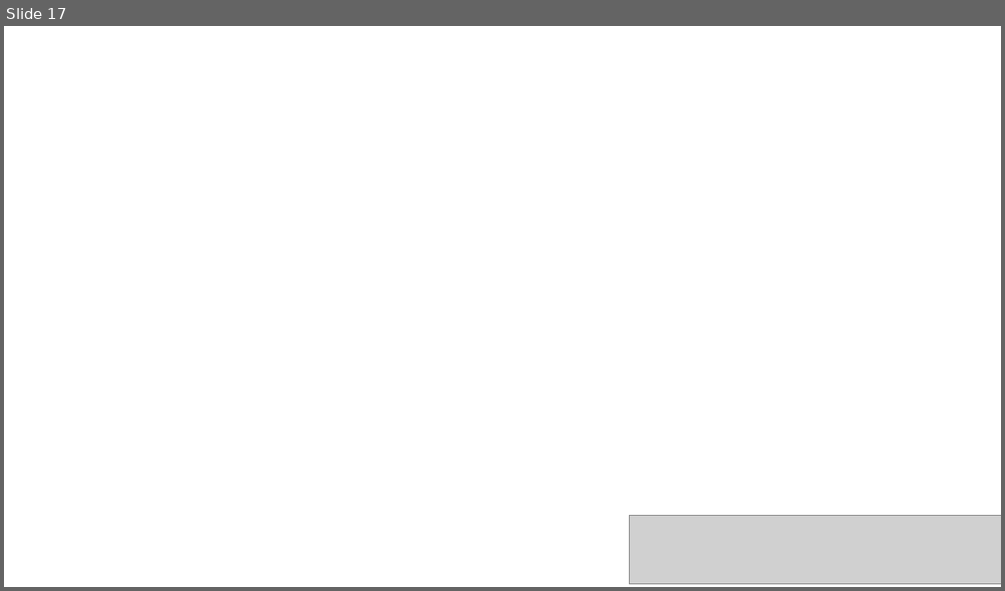
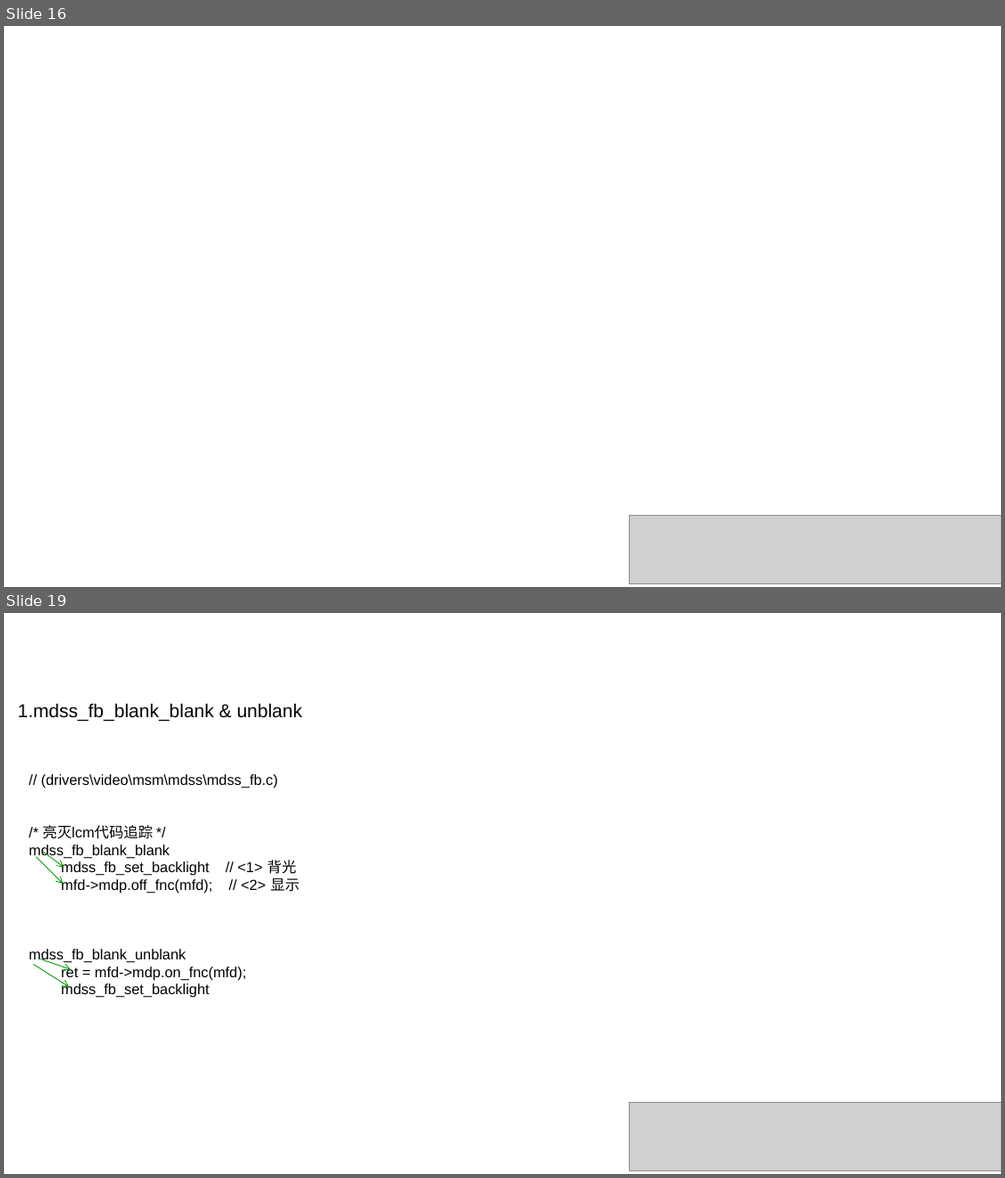
Before and after one commit to liyingfei142118/practice, a slide deck: learn/TP.pptx. Shown one above the other, each under a label of ours: slide 17 before the commit, slides 16 and 19 after it; the slides between them are not shown. The pictures are 1005x591 and 1005x1178 pixels, drawn with LibreOffice and Linux fonts; fonts in the diff are those of the drawing; grey boxes stand for pictures; background and template pictures are left out. Boxes give left, top, right and bottom in pixels: in the first picture for what was removed or moved away, otherwise in the second. Text is boxed around its words. In the diff, an @@ line names an element or a change of style, - is before the commit and + after.

```diff
--- a/learn/TP.pptx
+++ b/learn/TP.pptx
@@ slide 19 added at box(4, 613, 1001, 1174), background picture (left out) @@
@@ text added at box(17, 703, 303, 722), 18 pt, text #000000 @@
+1.mdss_fb_blank_blank & unblank
@@ text added at box(29, 774, 299, 997), 14 pt, text #000000 @@
+// (drivers\video\msm\mdss\mdss_fb.c)
+/* 亮灭lcm代码追踪 */
+mdss_fb_blank_blank
+mdss_fb_set_backlight // <1> 背光
+mfd->mdp.off_fnc(mfd); // <2> 显示
+mdss_fb_blank_unblank
+ret = mfd->mdp.on_fnc(mfd);
+mdss_fb_set_backlight
@@ arrow added from (43, 852) to (64, 868), #009900 0.75 pt @@
@@ arrow added from (36, 857) to (63, 884), #009900 0.75 pt @@
@@ arrow added from (40, 959) to (71, 970), #009900 0.75 pt @@
@@ arrow added from (33, 965) to (69, 987), #009900 0.75 pt @@
@@ picture added at box(629, 1102, 1001, 1171) @@
@@ what was slide 17 is now slide 16 @@
```
Also in this commit, not shown: 8 other slides added, 4 other files.
